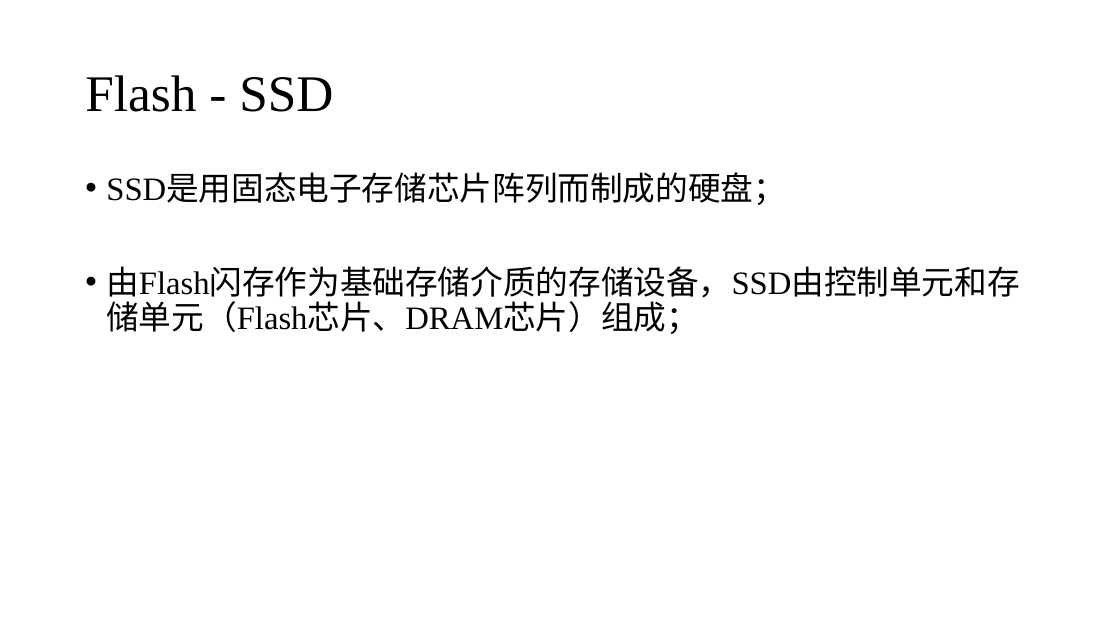
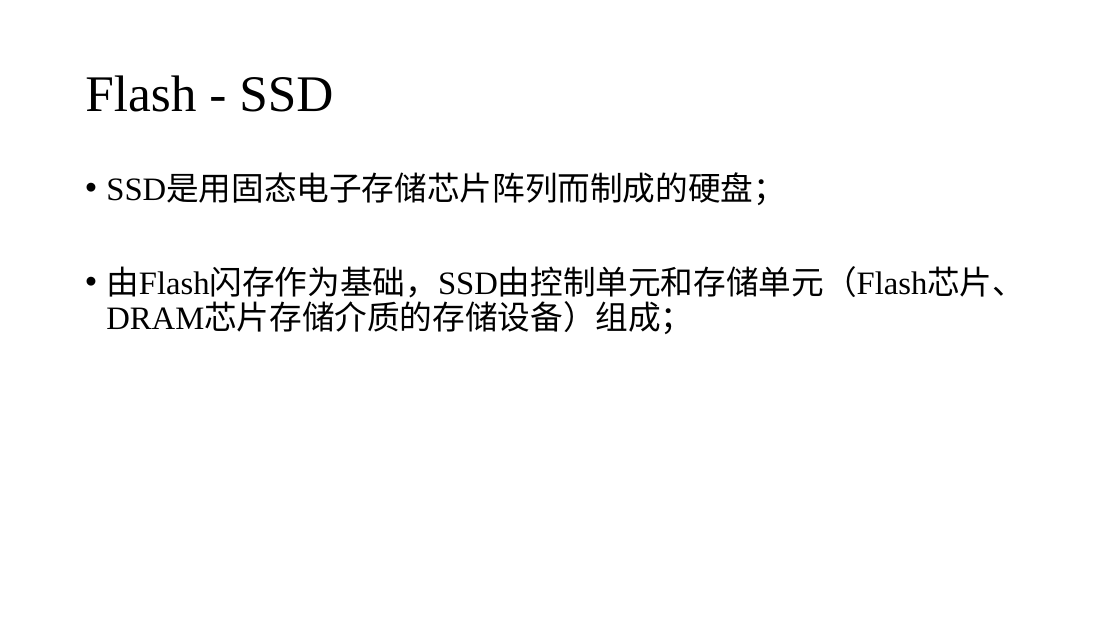
Before and after one commit to Hoit-23o2/HoitOS, a slide deck: slide 5 of Records/Files/pre-research-stage1.pptx. Drawn at 1120x630 pixels with LibreOffice and Linux fonts; fonts in the diff are those of the drawing. Boxes give left, top, right and bottom in pixels: in the first picture for what was removed or moved away, otherwise in the second. Text is boxed around its words. In the diff, an @@ line names an element or a change of style, - is before the commit and + after.

```diff
--- a/Records/Files/pre-research-stage1.pptx
+++ b/Records/Files/pre-research-stage1.pptx
@@ text at (106,266,1025,334): text changed @@
-• 由Flash闪存作为基础存储介质的存储设备，SSD由控制单元和存储单元（Flash芯片、DRAM芯片）组成；
+• 由Flash闪存作为基础，SSD由控制单元和存储单元（Flash芯片、DRAM芯片存储介质的存储设备）组成；
```
Also in this commit, not shown: 6 other files.
